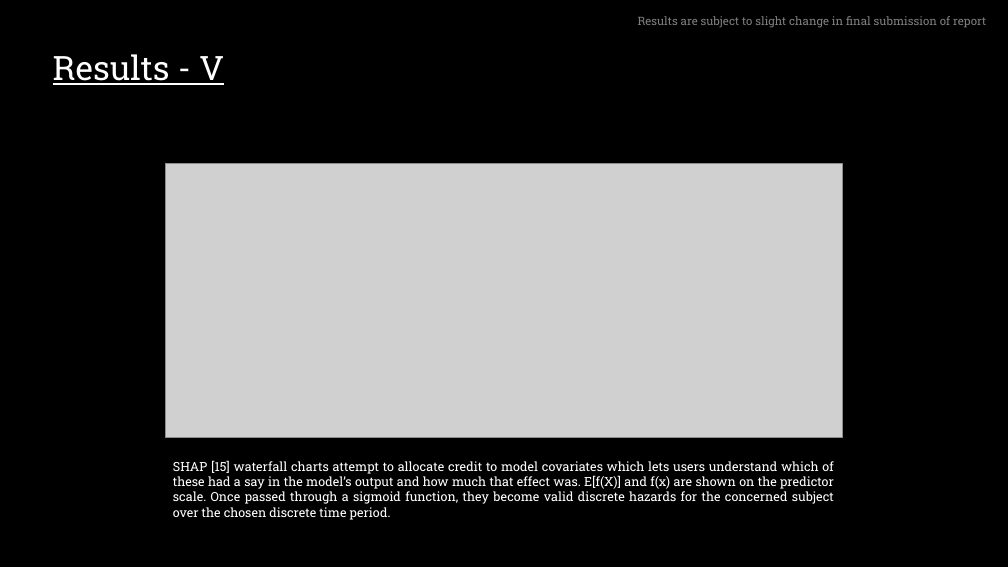
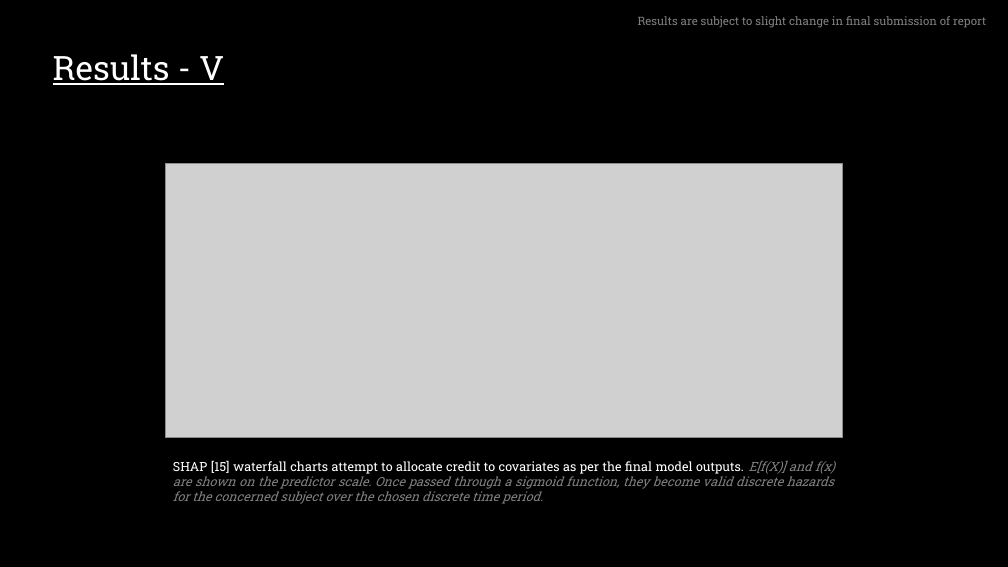
Before and after one commit to sourasen1011/UoE_Research_Project_2023, a slide deck: slide 12 of presentations/powerpoint_presentation/my_presentation.pptx. Drawn at 1008x567 pixels with LibreOffice and Linux fonts; fonts in the diff are those of the drawing; grey boxes stand for pictures. Boxes give left, top, right and bottom in pixels: in the first picture for what was removed or moved away, otherwise in the second. Text is boxed around its words. In the diff, an @@ line names an element or a change of style, - is before the commit and + after.

```diff
--- a/presentations/powerpoint_presentation/my_presentation.pptx
+++ b/presentations/powerpoint_presentation/my_presentation.pptx
@@ text at <box>173,460,835,504</box>: text changed; text colour #FFFFFF to #808080; italic on @@
-SHAP [15] waterfall charts attempt to allocate credit to model covariates which lets users understand which of these had a say in the model’s output and how much that effect was. E[f(X)] and f(x) are shown on the predictor scale. Once passed through a sigmoid function, they become valid discrete hazards for the concerned subject over the chosen discrete time period.
+SHAP [15] waterfall charts attempt to allocate credit to covariates as per the final model outputs. E[f(X)] and f(x) are shown on the predictor scale. Once passed through a sigmoid function, they become valid discrete hazards for the concerned subject over the chosen discrete time period.
```
Also in this commit, not shown: 10 other slides changed, 1 slide removed, 1 other file.
